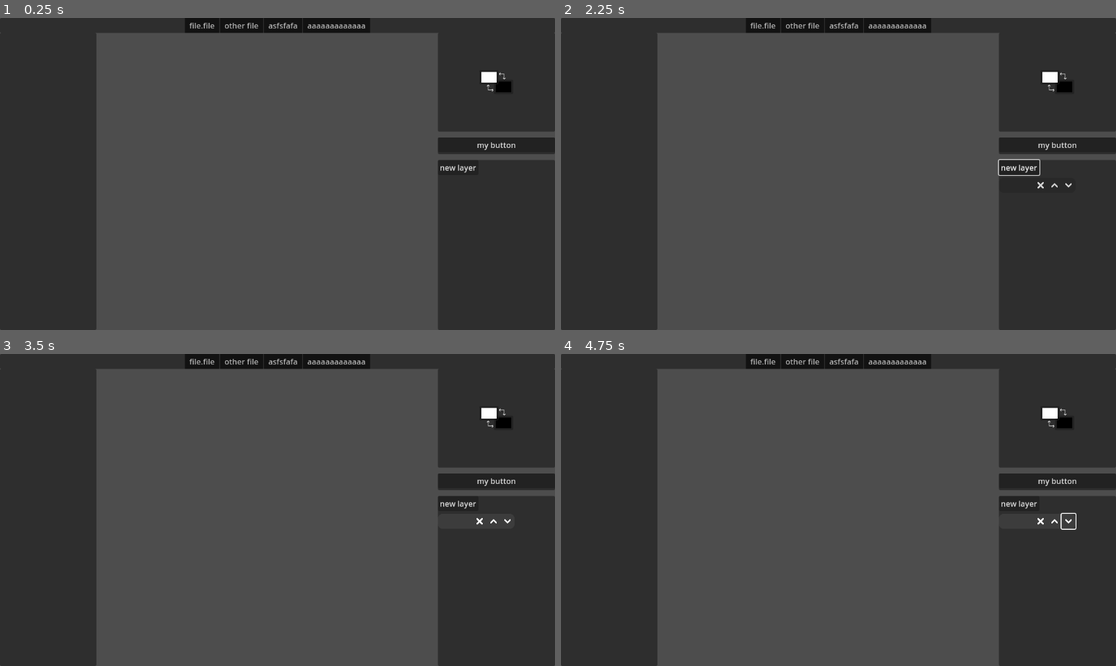
Above: before the commit, frames 1-4 (two rows, left to right).
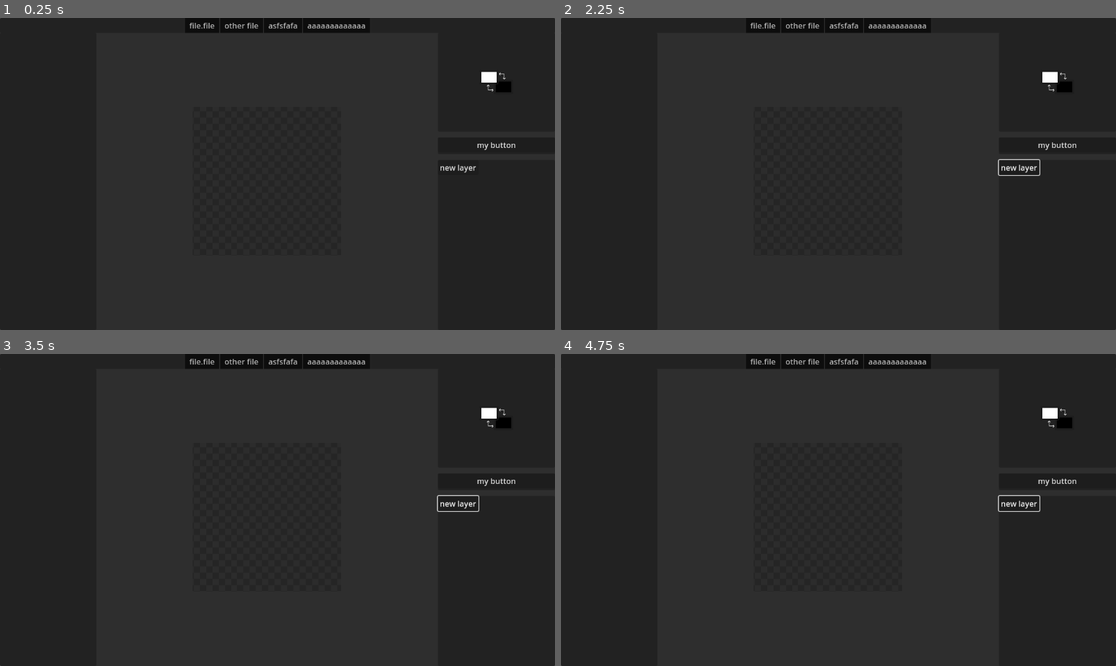
Above: after the commit, the same moments.

Repository: sockeye-d/mollusk
Game: Godot game, scene res://main.tscn
Same seed, same stepped clock (60 frames per second), same inputs: the game is played once before the commit and once after it.
Inputs (mouse positions are in pixels of both pictures, inside the frame that each line leads up to):
- Up to frame 1 (0.25 s): no input
- Up to frame 2 (2.25 s): click "new layer" at 0.5 s; click "new layer" at 1.25 s; click (838, 186) at 2 s, where only the run before the commit has a clickable "OK"
- Up to frame 3 (3.5 s): click (455, 522) at 2.77 s
- Up to frame 4 (4.75 s): click (1054, 522) at 3.52 s; click (1066, 522) at 4.27 s

The runs differ from the first frame. In frame 1, 59% of the frame differs, in the area x 0-100%, y 4-100%; in frame 2, 59%; in frame 3, 60%; in frame 4, 60%.
Error after the commit: Parse Error: Too few arguments for "create()" call. Expected at least 3 but received 2. (res://globals/layers.gd:40)

Commit message:
New new layer dialog in progress

Diff:
--- a/add_layer_button.gd
+++ b/add_layer_button.gd
@@ -1,4 +1,7 @@
 extends Button
+
+
+@export var dialog: PackedScene
 
 
 func _on_pressed() -> void:
--- a/drawing/layer.gd
+++ b/drawing/layer.gd
@@ -15,9 +15,9 @@
 		return Vector2i(local_mouse_norm * canvas.size)
 
 
-func create(layer_size: Vector2i, _layer_name: String) -> void:
+func create(layer_size: Vector2i, _layer_name: String, fill: Color) -> void:
 	canvas = ImageExt.new(Image.create(layer_size.x, layer_size.y, false, Image.FORMAT_RGBA8))
-	canvas.image.fill(Color.TRANSPARENT)
+	canvas.image.fill(fill)
 	layer_name = _layer_name
 	texture = ImageTexture.create_from_image(canvas.image)
 
--- /dev/null
+++ b/drawing/layer.gdshader
@@ -0,0 +1,13 @@
+shader_type canvas_item;
+
+vec2 aa_uv(vec2 uv, vec2 px, float w) {
+	uv *= px;
+	vec2 f = fract(uv);
+	return (floor(uv) + min(f / w, vec2(0.5)) + 0.5 - min((1.0 - f) / w, vec2(0.5))) / px;
+}
+
+void fragment() {
+	vec2 w = fwidthCoarse(UV);
+	vec2 tex_size = 1.0 / TEXTURE_PIXEL_SIZE;
+	COLOR = textureLod(TEXTURE, aa_uv(UV, tex_size, min(dot(w, vec2(1.0)), 1.0) * max(tex_size.x, tex_size.y)), 0.0);
+}
--- a/drawing/layer.tscn
+++ b/drawing/layer.tscn
@@ -1,8 +1,14 @@
-[gd_scene load_steps=2 format=3 uid="uid://ddbunjchpywg0"]
+[gd_scene load_steps=4 format=3 uid="uid://ddbunjchpywg0"]
 
 [ext_resource type="Script" path="res://drawing/layer.gd" id="1_0d87r"]
+[ext_resource type="Shader" path="res://drawing/layer.gdshader" id="1_0jmjl"]
+
+[sub_resource type="ShaderMaterial" id="ShaderMaterial_b5b2l"]
+shader = ExtResource("1_0jmjl")
 
 [node name="Layer" type="TextureRect"]
+texture_filter = 4
+material = SubResource("ShaderMaterial_b5b2l")
 anchors_preset = 15
 anchor_right = 1.0
 anchor_bottom = 1.0
--- a/globals/layers.gd
+++ b/globals/layers.gd
@@ -11,22 +11,31 @@
 var layer_item_scene: PackedScene = preload("res://gui/layer_item.tscn")
 
 
-var current_layer: Layer
-var current_layer_index: int
-var _layers: Array[LayerItem]
+var layer_container: Node
+var layer_item_container: Node
+var color_picker: DualColorPicker
 
 
-var layer_container: Node
-var layer_item_container: Node
+var selected_layer_item: LayerItem
+var selected_layer: Layer
+var _layers: Array[LayerItem]
 
 
 func _ready() -> void:
 	if get_tree().root.has_node("Main"):
 		layer_container = get_tree().root.get_node("Main").get_node("%LayerContainer")
 		layer_item_container = get_tree().root.get_node("Main").get_node("%LayerList")
+		color_picker = get_tree().root.get_node("Main").get_node("%ColorPicker")
+
+
+func _process(delta: float) -> void:
+	if not selected_layer_item == null:
+		selected_layer.canvas.draw_pixel(selected_layer.local_mouse, color_picker.active_color)
+		selected_layer.update()
 
 
 func add_layer(size: Vector2i, layer_name: String) -> void:
+	size = Vector2i(64, 64)
 	var layer: Layer = layer_scene.instantiate() as Layer
 	layer.create(size, layer_name)
 	layer_container.add_child(layer)
@@ -35,6 +44,7 @@
 	layer_item_container.add_child(layer_item)
 	layer_item_container.move_child(layer_item, 0)
 	_layers.push_front(layer_item)
+	_update_layer_selected()
 
 
 func move_layer(index: int, dir: int) -> void:
@@ -45,12 +55,17 @@
 	_layers[index + dir] = layer
 	layer_container.move_child(layer_container.get_child(index), index + dir)
 	layer_item_container.move_child(layer_item_container.get_child(index), index + dir)
+	_update_layer_selected()
 
 
 func remove_layer(index: int) -> void:
 	_layers.remove_at(index)
 	layer_container.get_child(index).queue_free()
 	layer_item_container.get_child(index).queue_free()
+	if _layers.size() > 0:
+		select_layer(index)
+	else:
+		deselect_layers()
 
 
 func get_layer_index(layer_item: LayerItem) -> int:
@@ -58,6 +73,17 @@
 
 
 func select_layer(index: int) -> void:
+	deselect_layers()
+	_layers[index].selected = true
+	selected_layer_item = _layers[index]
+	_update_layer_selected()
+
+
+func deselect_layers() -> void:
 	for layer in _layers:
 		layer.selected = false
-	_layers[index].selected = true
+	selected_layer_item = null
+
+
+func _update_layer_selected() -> void:
+	selected_layer = layer_container.get_child(get_layer_index(selected_layer_item)) as Layer
--- /dev/null
+++ b/gui/checkers.gdshader
@@ -0,0 +1,12 @@
+shader_type canvas_item;
+
+uniform float size: hint_range(0.0, 1.0, 0.01);
+uniform vec3 color_0: source_color;
+uniform vec3 color_1: source_color;
+
+void fragment() {
+	vec2 uv = SCREEN_UV * vec2(SCREEN_PIXEL_SIZE.y / SCREEN_PIXEL_SIZE.x, 1);
+	uv /= size;
+
+	COLOR.rgb = mix(color_0, color_1, mod(floor(uv.x) + floor(uv.y), 2.0) * 0.5);
+}
--- a/gui/dual_color_picker.gd
+++ b/gui/dual_color_picker.gd
@@ -1,4 +1,5 @@
 extends Control
+class_name DualColorPicker
 
 
 enum {
--- /dev/null
+++ b/gui/new_layer_dialog.gd
@@ -0,0 +1,36 @@
+extends AcceptDialog
+class_name NewLayerDialog
+
+
+signal accepted(name: String, fill_color: Color)
+
+
+func _process(delta: float) -> void:
+	var can_accept = %OptionButton.selected > 0 and not %LineEdit.text == ""
+	get_ok_button().disabled = not can_accept
+
+
+func _on_option_button_item_selected(index: int) -> void:
+	$VBoxContainer/ColorPickerButton.visible = index == 6
+
+
+func _on_confirmed() -> void:
+	accepted.emit(%LineEdit.text, _get_fill_color(%OptionButton.selected))
+	queue_free()
+
+
+func _get_fill_color(index: int) -> Color:
+	match index:
+		1:
+			return Color.TRANSPARENT
+		2:
+			return Color.BLACK
+		3:
+			return Color.WHITE
+		4:
+			return Layers.color_picker.colors[DualColorPicker.COLOR_FG]
+		5:
+			return Layers.color_picker.colors[DualColorPicker.COLOR_BG]
+		5:
+			return %ColorPickerButton.color
+	return Color.BLACK
--- /dev/null
+++ b/gui/new_layer_dialog.tscn
@@ -0,0 +1,59 @@
+[gd_scene load_steps=2 format=3 uid="uid://d0wj2eydjqqr8"]
+
+[ext_resource type="Script" path="res://gui/new_layer_dialog.gd" id="1_cj3nx"]
+
+[node name="NewLayerDialog" type="AcceptDialog"]
+title = "New layer"
+initial_position = 2
+size = Vector2i(380, 160)
+visible = true
+ok_button_text = "Create"
+dialog_hide_on_ok = false
+dialog_close_on_escape = false
+script = ExtResource("1_cj3nx")
+
+[node name="VBoxContainer" type="VBoxContainer" parent="."]
+anchors_preset = 15
+anchor_right = 1.0
+anchor_bottom = 1.0
+offset_left = 8.0
+offset_top = 8.0
+offset_right = -8.0
+offset_bottom = -49.0
+grow_horizontal = 2
+grow_vertical = 2
+
+[node name="LineEdit" type="LineEdit" parent="VBoxContainer"]
+unique_name_in_owner = true
+layout_mode = 2
+placeholder_text = "Layer name"
+
+[node name="OptionButton" type="OptionButton" parent="VBoxContainer"]
+unique_name_in_owner = true
+layout_mode = 2
+item_count = 7
+selected = 0
+popup/item_0/text = "Layer fill color"
+popup/item_0/id = 0
+popup/item_0/separator = true
+popup/item_1/text = "Transparency"
+popup/item_1/id = 1
+popup/item_2/text = "Black"
+popup/item_2/id = 2
+popup/item_3/text = "White"
+popup/item_3/id = 3
+popup/item_4/text = "Foreground color"
+popup/item_4/id = 4
+popup/item_5/text = "Background color"
+popup/item_5/id = 5
+popup/item_6/text = "Custom"
+popup/item_6/id = 6
+
+[node name="ColorPickerButton" type="ColorPickerButton" parent="VBoxContainer"]
+unique_name_in_owner = true
+visible = false
+layout_mode = 2
+size_flags_vertical = 3
+
+[connection signal="confirmed" from="." to="." method="_on_confirmed"]
+[connection signal="item_selected" from="VBoxContainer/OptionButton" to="." method="_on_option_button_item_selected"]
--- a/main.tscn
+++ b/main.tscn
@@ -1,12 +1,18 @@
-[gd_scene load_steps=8 format=3 uid="uid://c0j42cgttk8kf"]
+[gd_scene load_steps=9 format=3 uid="uid://c0j42cgttk8kf"]
 
 [ext_resource type="Theme" uid="uid://5210gar13ap3" path="res://main.theme" id="1_ckeee"]
 [ext_resource type="Script" path="res://gui/triple_split_container.gd" id="1_ojnui"]
 [ext_resource type="PackedScene" uid="uid://dys487samleub" path="res://gui/zoom_scroll_container.tscn" id="3_ijncf"]
+[ext_resource type="Shader" path="res://gui/checkers.gdshader" id="4_tjg52"]
 [ext_resource type="PackedScene" uid="uid://bhorctvfjx5s8" path="res://gui/dual_color_picker.tscn" id="5_r05td"]
 [ext_resource type="PackedScene" uid="uid://bswbiim02fimm" path="res://gui/triple_split_container.tscn" id="6_l2h7q"]
 [ext_resource type="Script" path="res://add_layer_button.gd" id="7_uawcc"]
-[ext_resource type="PackedScene" uid="uid://cu6ajiym7cah6" path="res://gui/line_edit_accept_dialog.tscn" id="8_tvwon"]
+
+[sub_resource type="ShaderMaterial" id="ShaderMaterial_ght6q"]
+shader = ExtResource("4_tjg52")
+shader_parameter/size = 0.02
+shader_parameter/color_0 = Color(0.172549, 0.172549, 0.172549, 1)
+shader_parameter/color_1 = Color(0.121569, 0.121569, 0.121569, 1)
 
 [node name="Main" type="Control"]
 layout_mode = 3
@@ -16,6 +22,14 @@
 grow_horizontal = 2
 grow_vertical = 2
 theme = ExtResource("1_ckeee")
+
+[node name="Panel" type="Panel" parent="."]
+layout_mode = 1
+anchors_preset = 15
+anchor_right = 1.0
+anchor_bottom = 1.0
+grow_horizontal = 2
+grow_vertical = 2
 
 [node name="VBoxContainer" type="VBoxContainer" parent="."]
 layout_mode = 1
@@ -69,9 +83,27 @@
 size_flags_vertical = 3
 
 [node name="LayerContainer" type="Control" parent="VBoxContainer/TripleSplitContainer/HSplitContainer/ZoomScrollContainer/LayerCenterContainer"]
+custom_minimum_size = Vector2(100, 100)
+layout_mode = 2
+
+[node name="ColorRect" type="ColorRect" parent="VBoxContainer/TripleSplitContainer/HSplitContainer/ZoomScrollContainer/LayerCenterContainer/LayerContainer"]
+material = SubResource("ShaderMaterial_ght6q")
+layout_mode = 1
+anchors_preset = 15
+anchor_right = 1.0
+anchor_bottom = 1.0
+grow_horizontal = 2
+grow_vertical = 2
+
+[node name="LayerContainer" type="Control" parent="VBoxContainer/TripleSplitContainer/HSplitContainer/ZoomScrollContainer/LayerCenterContainer/LayerContainer"]
 unique_name_in_owner = true
 custom_minimum_size = Vector2(100, 100)
-layout_mode = 2
+layout_mode = 1
+anchors_preset = 15
+anchor_right = 1.0
+anchor_bottom = 1.0
+grow_horizontal = 2
+grow_vertical = 2
 
 [node name="TripleSplitContainer" parent="VBoxContainer/TripleSplitContainer/HSplitContainer" instance=ExtResource("6_l2h7q")]
 layout_mode = 2
@@ -81,7 +113,8 @@
 [node name="ColorPickerContainer" type="PanelContainer" parent="VBoxContainer/TripleSplitContainer/HSplitContainer/TripleSplitContainer"]
 layout_mode = 2
 
-[node name="DualColorPicker" parent="VBoxContainer/TripleSplitContainer/HSplitContainer/TripleSplitContainer/ColorPickerContainer" instance=ExtResource("5_r05td")]
+[node name="ColorPicker" parent="VBoxContainer/TripleSplitContainer/HSplitContainer/TripleSplitContainer/ColorPickerContainer" instance=ExtResource("5_r05td")]
+unique_name_in_owner = true
 layout_mode = 2
 
 [node name="SplitContainer" type="SplitContainer" parent="VBoxContainer/TripleSplitContainer/HSplitContainer/TripleSplitContainer"]
@@ -122,8 +155,6 @@
 text = "new layer"
 script = ExtResource("7_uawcc")
 
-[node name="LineEditAcceptDialog" parent="VBoxContainer/TripleSplitContainer/HSplitContainer/TripleSplitContainer/SplitContainer/PanelContainer/LayersBox/LayerTools/AddLayerButton" instance=ExtResource("8_tvwon")]
-
 [node name="ScrollContainer" type="ScrollContainer" parent="VBoxContainer/TripleSplitContainer/HSplitContainer/TripleSplitContainer/SplitContainer/PanelContainer/LayersBox"]
 custom_minimum_size = Vector2(0, 100)
 layout_mode = 2
@@ -135,4 +166,3 @@
 layout_mode = 2
 
 [connection signal="pressed" from="VBoxContainer/TripleSplitContainer/HSplitContainer/TripleSplitContainer/SplitContain …(219 unchanged characters)…
-[connection signal="text_confirmed" from="VBoxContainer/TripleSplitContainer/HSplitContainer/TripleSplitContainer/SplitContainer/PanelContainer/LayersBox/LayerTools/AddLayerButton/LineEditAcceptDialog" to="VBoxContainer/TripleSplitContainer/HSplitContainer/TripleSplitContainer/SplitContainer/PanelContainer/LayersBox/LayerTools/AddLayerButton" method="_on_line_edit_accept_dialog_text_confirmed"]
Not shown, changed: icons/icons.afdesign~lock~
